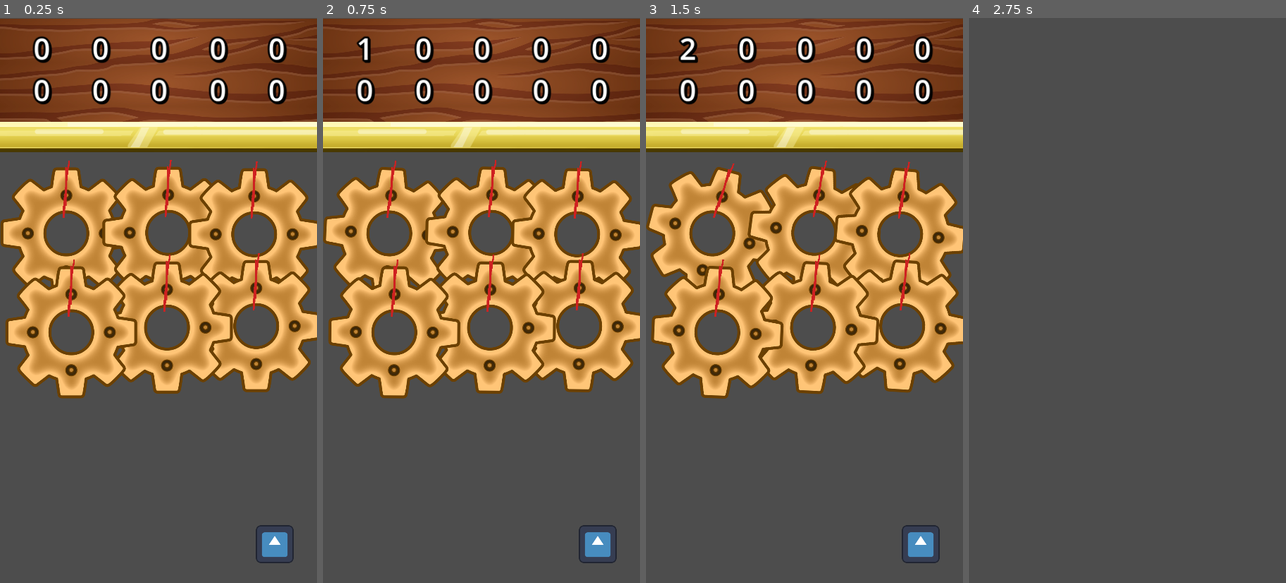
Above: before the commit, frames 1-4 (left to right).
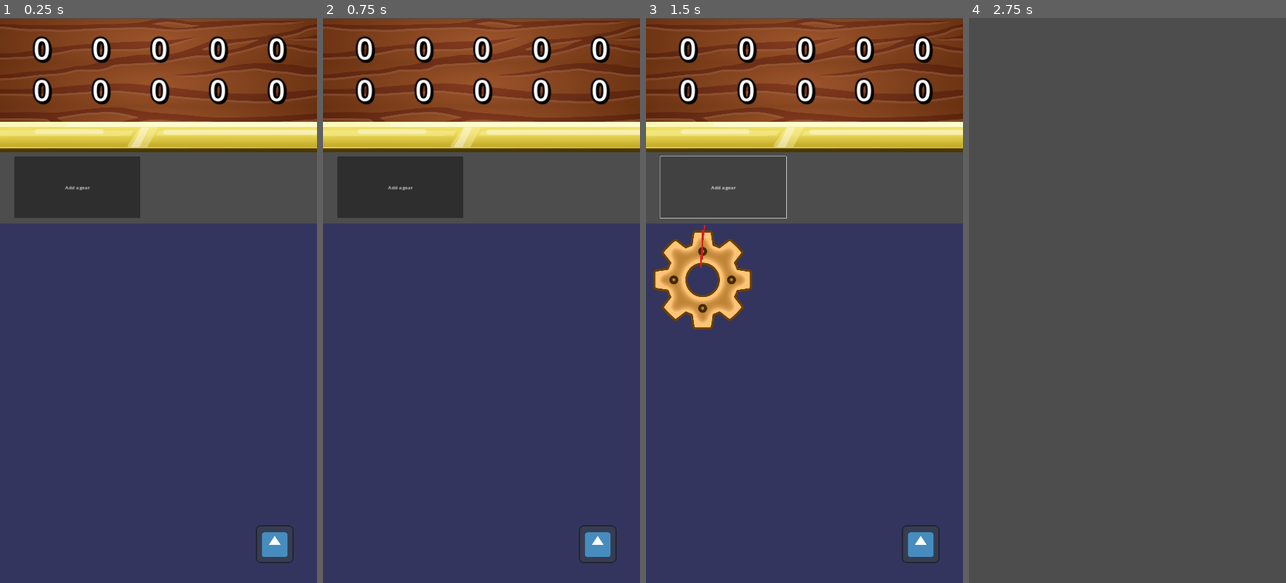
Above: after the commit, the same moments.

Repository: IIS-Mobile/PGiAnUP_zima_2024_stacjonarne_Catblast_Studio
Game: Godot game, scene res://scenes/main.tscn
The game is run twice, just before and just after one commit, with the same random seed, the same clock (stepped at 60 frames per second) and the same inputs. The engine's default icon, where the game draws it, is replaced by a stand-in: a white triangle on a blue panel in a dark square.
Inputs (mouse positions are in pixels of both pictures, inside the frame that each line leads up to):
- Up to frame 1 (0.25 s): no input
- Up to frame 2 (0.75 s): click (481, 430) at 0.52 s
- Up to frame 3 (1.5 s): click (722, 187) at 1.25 s, where only the run after the commit has a clickable "Add a gear"
- Up to frame 4 (2.75 s): click (1244, 543) at 2 s

The runs differ from the first frame. In frame 1, 71% of the frame differs, in the area x 0-100%, y 24-100%; in frame 2, 72%, in the area x 0-100%, y 3-100%; in frame 3, 69%; in frame 4, nothing differs.

Commit message:
gear autoplacement and per resource counting

Diff:
--- a/scenes/gear.gd
+++ b/scenes/gear.gd
@@ -1,20 +1,21 @@
 extends Node2D
-class_name gear
+class_name Gear
 
+const scene = preload("res://scenes/gear.tscn")
 static var speed := 0.0
 static var count := 0
 @onready var index := count
-var rots := 0
+
+static func create() -> Gear:
+	var gear = scene.instantiate()
+	return gear
 
 func _ready() -> void:
 	count += 1
 
 func _physics_process(_delta: float) -> void:
-	var deg = rotation_degrees + (speed * speed * 50.0 / (2 * (index + 1)))
+	var deg = rotation_degrees + (speed * speed * 30.0 / (pow(2, index)))
 	if deg >= 360:
 		deg -= 360
-		print("Rotation ", rots, " on gear ", index)
-		if index==0:
-			$Sound.play()
-		rots += 1
+		get_parent().emit_signal("rotation_completed", index)
 	rotation_degrees = deg
--- a/scenes/gear.tscn
+++ b/scenes/gear.tscn
@@ -1,14 +1,11 @@
-[gd_scene load_steps=4 format=3 uid="uid://bcbj4s4uvld53"]
+[gd_scene load_steps=3 format=3 uid="uid://bcbj4s4uvld53"]
 
 [ext_resource type="Script" path="res://scenes/gear.gd" id="1_q1hg2"]
 [ext_resource type="Texture2D" uid="uid://cgwxhey1rcadd" path="res://assets/art/gears/placeholder_gear3.png" id="2_lfsoe"]
-[ext_resource type="AudioStream" uid="uid://d4cnxegiuvf44" path="res://assets/audio/tick.wav" id="3_dt0s6"]
 
 [node name="Gear" type="Node2D"]
 script = ExtResource("1_q1hg2")
 
 [node name="Sprite" type="Sprite2D" parent="."]
+scale = Vector2(0.75, 0.75)
 texture = ExtResource("2_lfsoe")
-
-[node name="Sound" type="AudioStreamPlayer" parent="."]
-stream = ExtResource("3_dt0s6")
--- /dev/null
+++ b/scenes/gear_container.gd
@@ -0,0 +1,35 @@
+extends Node2D
+
+signal rotation_completed(index)
+
+var gears = 0
+
+func add_gear() -> void:
+	# TODO: placeholder
+	if gears >= 16:
+		pass
+	var gear = Gear.create()
+	var x_pos = gears % 4
+	var y_pos = 192 + (gears / 4) * 348
+	if (gears / 4) % 2:
+		x_pos = 3 - x_pos
+	#TODO: placeholder
+	if gears != 15 and gears % 4 == 3:
+		y_pos += 58
+	elif gears != 0 and gears % 4 ==0:
+		y_pos -= 58
+	gear.position = Vector2(192 + x_pos * 232, y_pos)
+	gear.z_index = gears % 2
+	gears += 1
+	add_child(gear)
+
+func _physics_process(_delta: float) -> void:
+	Gear.speed = max(Gear.speed * 0.99, 0)
+
+func _on_texture_button_pressed() -> void:
+	if gears:
+		Gear.speed = min(Gear.speed + 0.1, 1.0)
+
+func _on_rotation_completed(index: Variant) -> void:
+	if not index:
+		$Sound.play()
--- /dev/null
+++ b/scenes/gear_container.tscn
@@ -0,0 +1,22 @@
+[gd_scene load_steps=3 format=3 uid="uid://cyjejqvy7vq4q"]
+
+[ext_resource type="Script" path="res://scenes/gear_container.gd" id="1_ov4vb"]
+[ext_resource type="AudioStream" uid="uid://d4cnxegiuvf44" path="res://assets/audio/tick.wav" id="2_jx61m"]
+
+[node name="GearContainer" type="Node2D"]
+script = ExtResource("1_ov4vb")
+
+[node name="ColorRect" type="ColorRect" parent="."]
+offset_right = 1080.0
+offset_bottom = 1400.0
+color = Color(0.203922, 0.207843, 0.368627, 1)
+
+[node name="TextureButton" type="TextureButton" parent="."]
+offset_right = 1080.0
+offset_bottom = 1400.0
+
+[node name="Sound" type="AudioStreamPlayer" parent="."]
+stream = ExtResource("2_jx61m")
+
+[connection signal="rotation_completed" from="." to="." method="_on_rotation_completed"]
+[connection signal="pressed" from="TextureButton" to="." method="_on_texture_button_pressed"]
--- a/scenes/main.gd
+++ b/scenes/main.gd
@@ -1,15 +1,11 @@
 extends Node2D
-class_name main
 
-@onready var counter = get_node("UI/Labels/Label_resource1")
+@onready var counter = [get_node("UI/Labels/Label_resource1"),get_node("UI/Labels/Label_resource2"),get_node("UI/Labels/Label_resource3"),get_node("UI/Labels/Label_resource4")]
 
-func _ready() -> void:
-	counter.text = "0"
+func _on_gear_button_pressed() -> void:
+	$GearContainer.add_gear()
 
-func _input(event: InputEvent) -> void:
-	if event is InputEventMouseButton and event.pressed:
-		counter.text = str(int(counter.text)+1)
-		gear.speed = min(gear.speed + 0.1, 1.0)
-
-func _physics_process(_delta: float) -> void:
-	gear.speed = max(gear.speed * 0.99, 0)
+func _on_gear_container_rotation_completed(index: Variant) -> void:
+	#TODO: placeholder
+	var counter = counter[index / 4]
+	counter.text = str(int(counter.text) + 1)
--- a/scenes/main.tscn
+++ b/scenes/main.tscn
@@ -1,14 +1,17 @@
-[gd_scene load_steps=7 format=3 uid="uid://cd5s6rl5xqurj"]
+[gd_scene load_steps=7 format=3 uid="uid://it1f3q7bl4le"]
 
 [ext_resource type="Script" path="res://scenes/main.gd" id="1_j8ibr"]
 [ext_resource type="Texture2D" uid="uid://bq470tchb8vjo" path="res://assets/art/ui/wood.jpg" id="3_xe51y"]
-[ext_resource type="PackedScene" uid="uid://bcbj4s4uvld53" path="res://scenes/gear.tscn" id="4_ki3je"]
 [ext_resource type="Texture2D" uid="uid://cnsteap44dgdy" path="res://assets/art/ui/golden_bar2.png" id="4_uhjoh"]
 [ext_resource type="Texture2D" uid="uid://gni83whcoogs" path="res://assets/icon.svg" id="5_1isqj"]
+[ext_resource type="PackedScene" uid="uid://cyjejqvy7vq4q" path="res://scenes/gear_container.tscn" id="6_8ut51"]
 [ext_resource type="Script" path="res://scenes/shop_button.gd" id="6_d7ejv"]
 
 [node name="Node2D" type="Node2D"]
 script = ExtResource("1_j8ibr")
+
+[node name="GearContainer" parent="." instance=ExtResource("6_8ut51")]
+position = Vector2(1, 698)
 
 [node name="UI" type="CanvasLayer" parent="."]
 
@@ -258,25 +261,6 @@
 theme_override_font_sizes/font_size = 100
 text = "0"
 horizontal_alignment = 1
-
-[node name="Gear" parent="." instance=ExtResource("4_ki3je")]
-position = Vector2(226, 732)
-
-[node name="Gear2" parent="." instance=ExtResource("4_ki3je")]
-position = Vector2(573, 730)
-
-[node name="Gear3" parent="." instance=ExtResource("4_ki3je")]
-position = Vector2(866, 735)
-
-[node name="Gear4" parent="." instance=ExtResource("4_ki3je")]
-position = Vector2(873, 1047)
-
-[node name="Gear5" parent="." instance=ExtResource("4_ki3je")]
-position = Vector2(569, 1052)
-
-[node name="Gear6" parent="." instance=ExtResource("4_ki3je")]
-position = Vector2(243, 1068)
-metadata/_edit_use_anchors_ = true
 
 [node name="shopButton" type="TextureButton" parent="UI"]
 anchors_preset = 3
@@ -293,3 +277,13 @@
 texture_normal = ExtResource("5_1isqj")
 texture_pressed = ExtResource("5_1isqj")
 script = ExtResource("6_d7ejv")
+
+[node name="gear_button" type="Button" parent="."]
+offset_left = 49.0
+offset_top = 471.0
+offset_right = 478.0
+offset_bottom = 680.0
+text = "Add a gear"
+
+[connection signal="rotation_completed" from="GearContainer" to="." method="_on_gear_container_rotation_completed"]
+[connection signal="pressed" from="gear_button" to="." method="_on_gear_button_pressed"]
